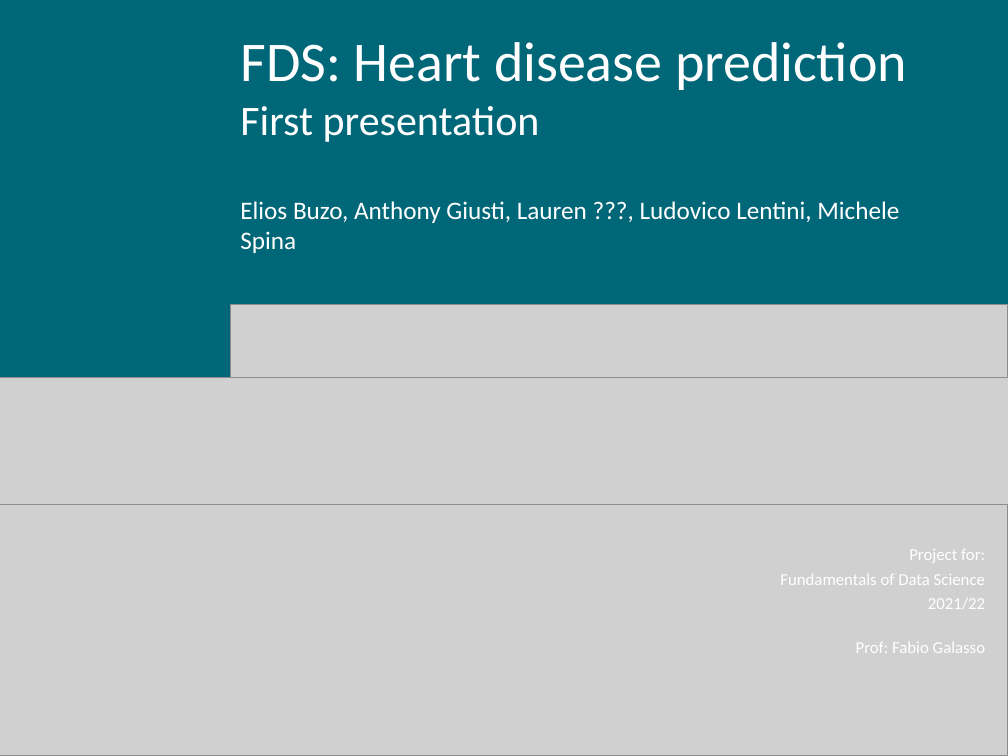
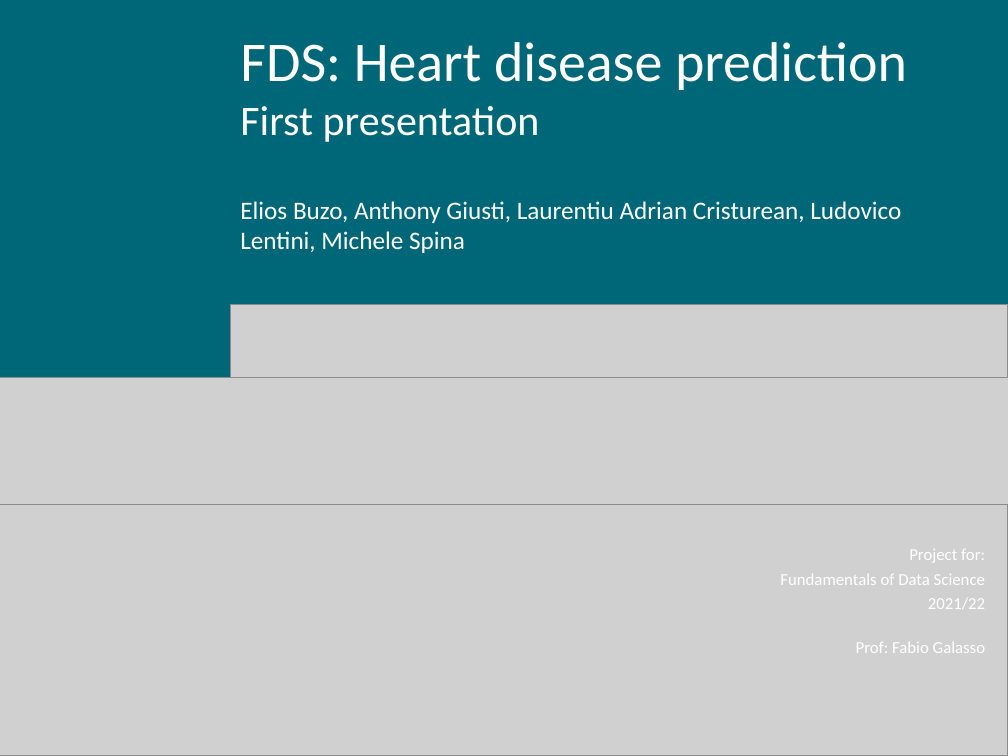
Before and after one commit to MichaelPlug/FDS_Project_HFD, a slide deck: slide 1 of Presentation1/Presentation1.ppt. Drawn at 1008x756 pixels with LibreOffice and Linux fonts; fonts in the diff are those of the drawing; grey boxes stand for pictures; background and template pictures are left out. Boxes give left, top, right and bottom in pixels: in the first picture for what was removed or moved away, otherwise in the second. Text is boxed around its words. In the diff, an @@ line names an element or a change of style, - is before the commit and + after.

```diff
--- a/Presentation1/Presentation1.ppt
+++ b/Presentation1/Presentation1.ppt
@@ title at (240,42,907,253): text changed @@
-FDS: Heart disease prediction
-First presentation
-Elios Buzo, Anthony Giusti, Lauren ???, Ludovico Lentini, Michele Spina
+FDS: Heart disease prediction
+First presentation
+Elios Buzo, Anthony Giusti, Laurentiu Adrian Cristurean, Ludovico Lentini, Michele Spina
```
Also in this commit, not shown: 3 other slides changed, 1 other file.
